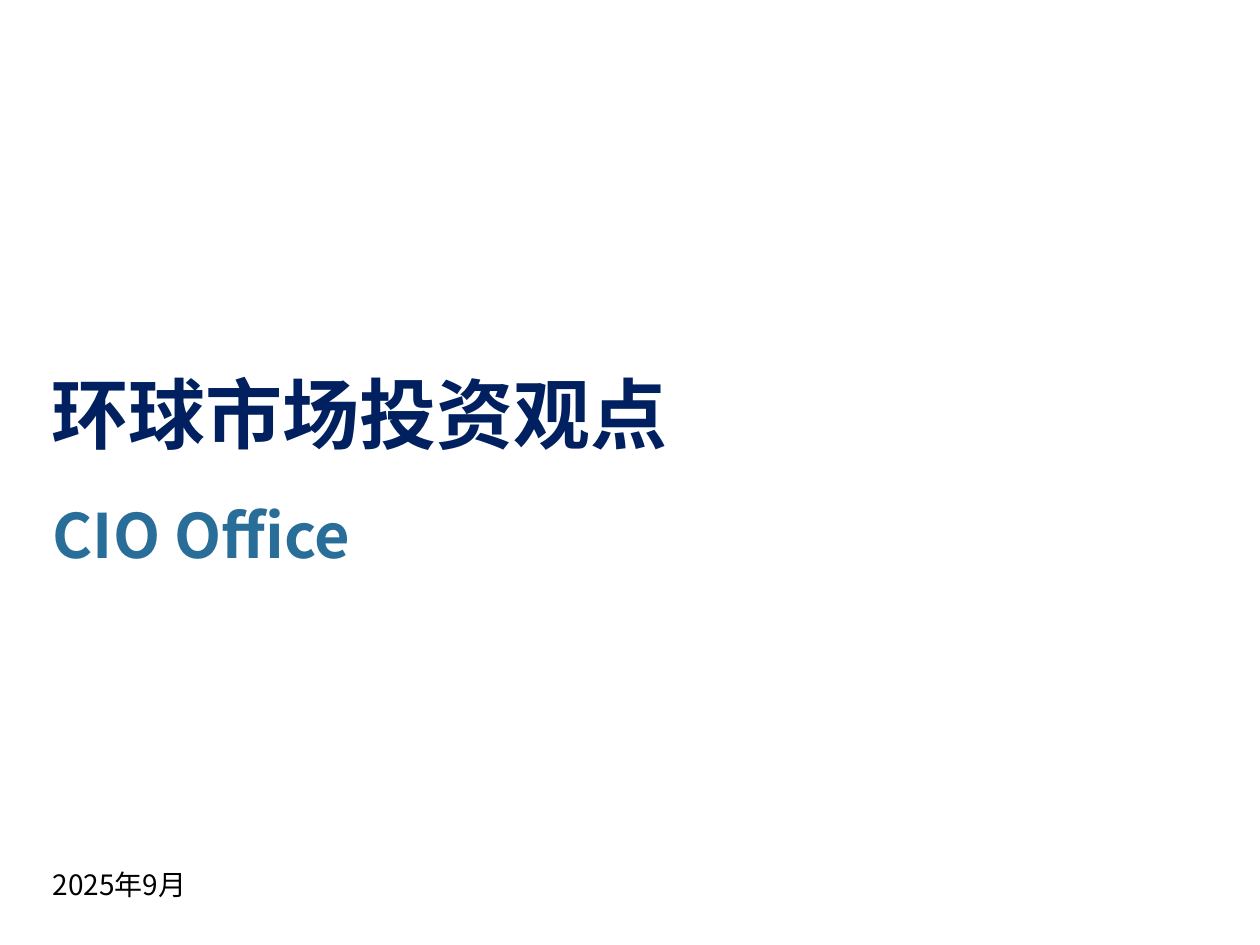
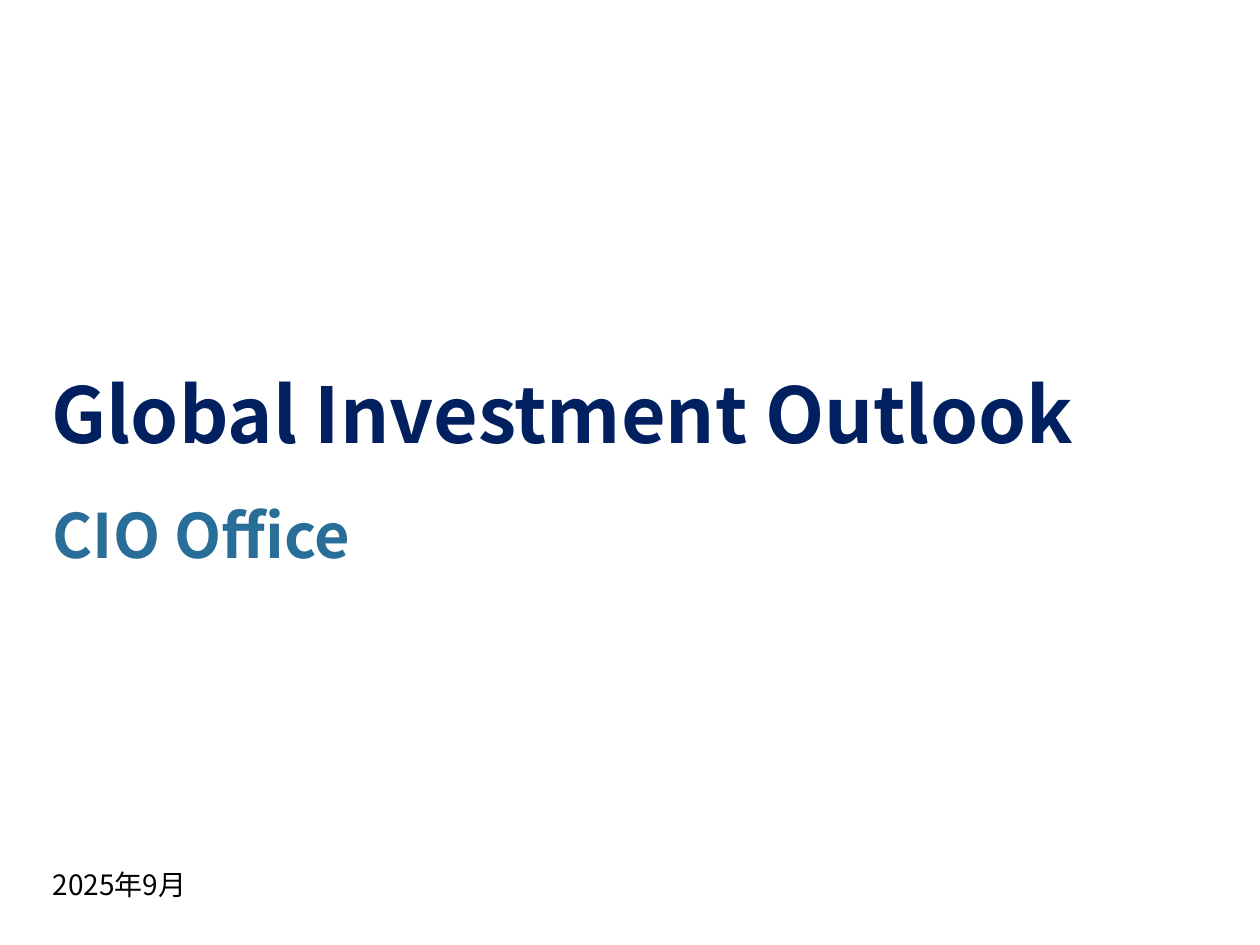
Before and after one commit to Charlotte-fargo/ai_ppt, a slide deck: slide 1 of template/AI PPT v4.pptx. Drawn at 1260x945 pixels with LibreOffice and Linux fonts; fonts in the diff are those of the drawing; background and template pictures are left out. Boxes give left, top, right and bottom in pixels: in the first picture for what was removed or moved away, otherwise in the second. Text is boxed around its words. In the diff, an @@ line names an element or a change of style, - is before the commit and + after.

```diff
--- a/template/AI PPT v4.pptx
+++ b/template/AI PPT v4.pptx
@@ title at (x1=51, y1=381, x2=1073, y2=444): text changed @@
-环球市场投资观点
+Global Investment Outlook
```
Also in this commit, not shown: 2 other files.
